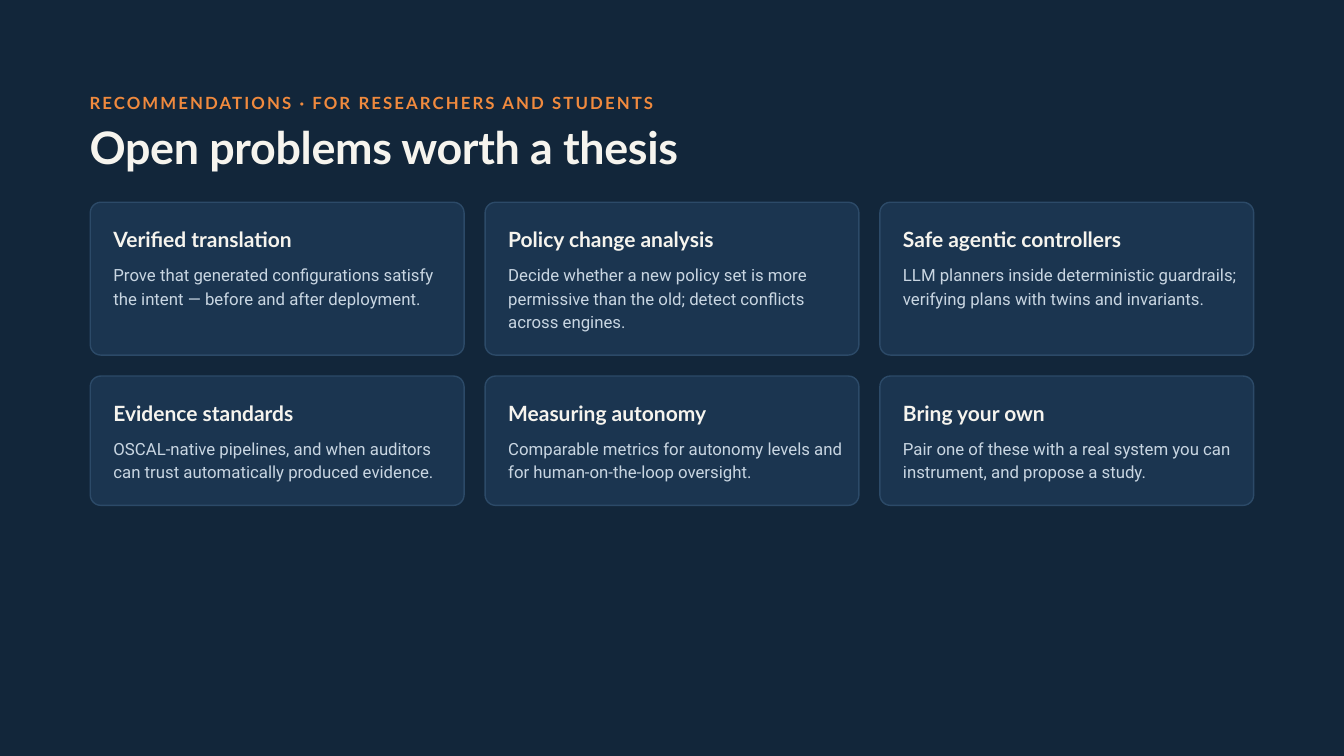
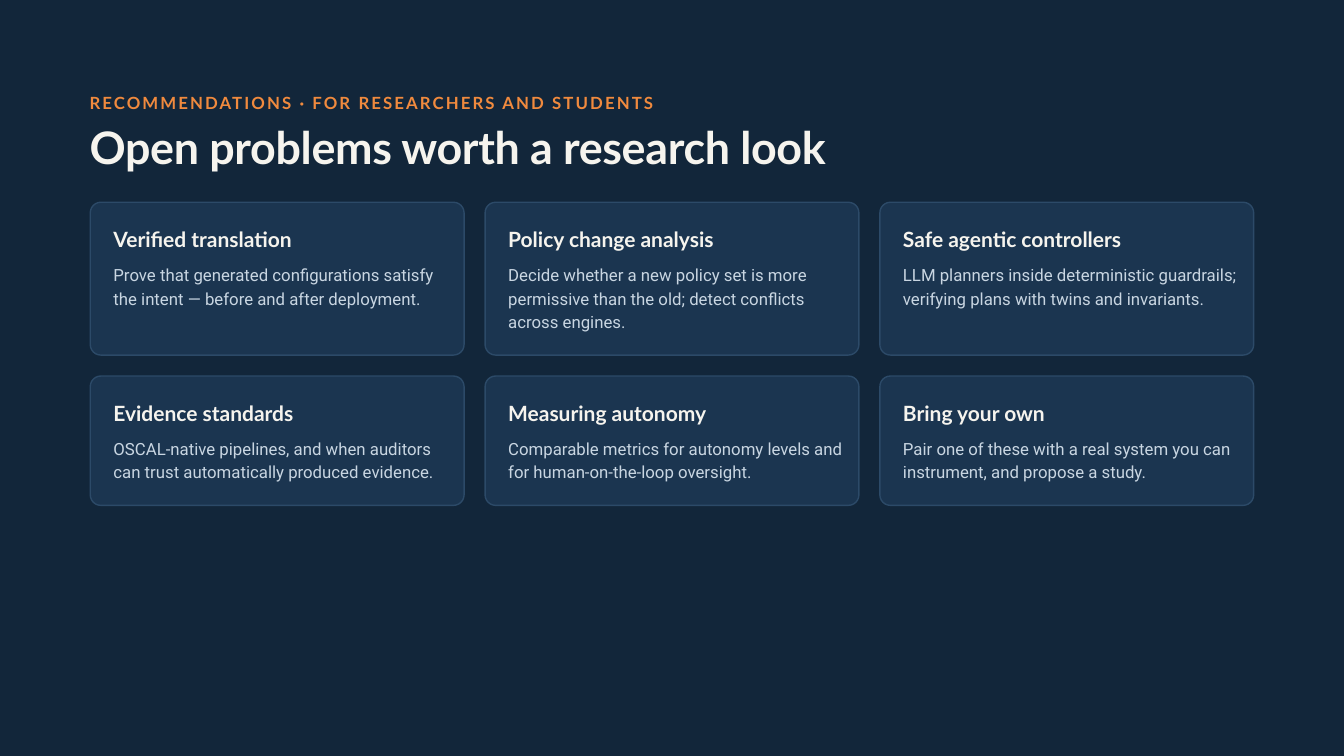
Before and after one commit to SannioEvolution/Material, a slide deck: slide 48 of 22 - Intent-Based Cloud Orchestration & Policy-as-Code for Compliance.pptx (slide 46 before the commit). Drawn at 1344x756 pixels with LibreOffice and Linux fonts; fonts in the diff are those of the drawing. Boxes give left, top, right and bottom in pixels: in the first picture for what was removed or moved away, otherwise in the second. Text is boxed around its words. In the diff, an @@ line names an element or a change of style, - is before the commit and + after.

```diff
--- a/22 - Intent-Based Cloud Orchestration & Policy-as-Code for Compliance.pptx
+++ b/22 - Intent-Based Cloud Orchestration & Policy-as-Code for Compliance.pptx
@@ title at box(90, 130, 826, 172): text changed @@
-Open problems worth a thesis
+Open problems worth a research look
```
Also in this commit, not shown: 8 other slides changed, 6 slides added, 4 slides removed, 1 other file.
